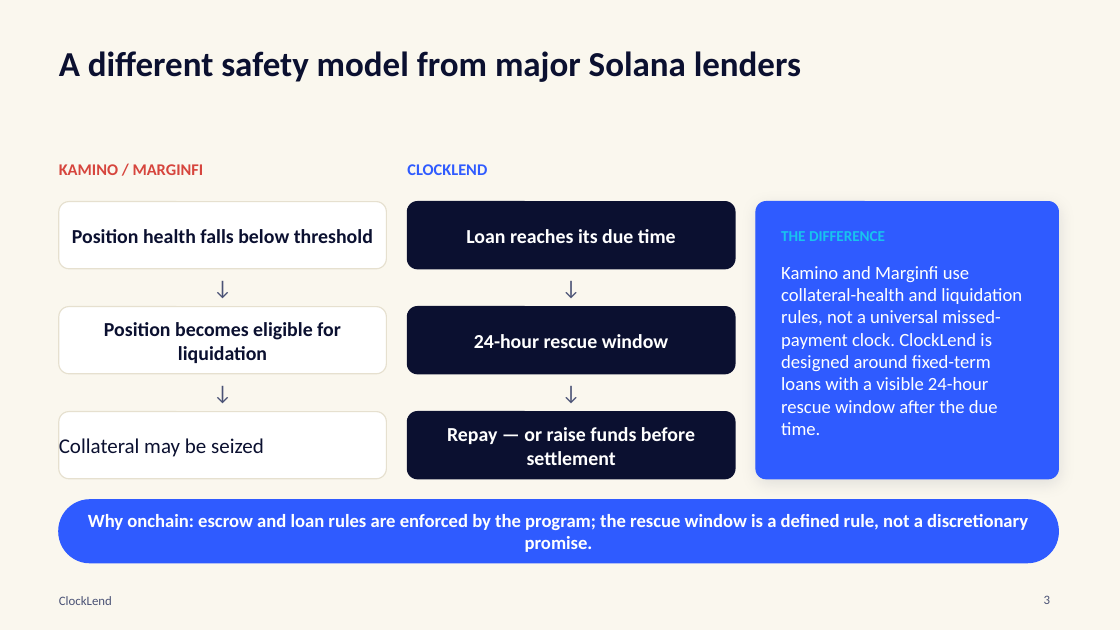
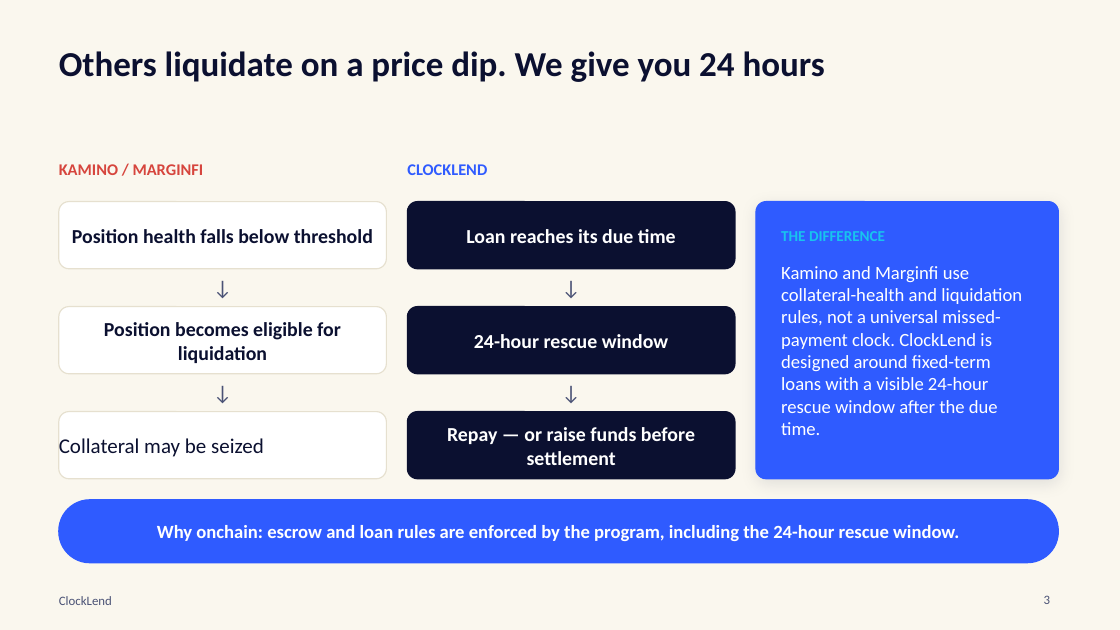
Before and after one commit to luckysitara/ClockLend, a slide deck: slide 3 of docs/ClockLend_Pitch_Deck_CLOCKIN.pptx. Drawn at 1120x630 pixels with LibreOffice and Linux fonts; fonts in the diff are those of the drawing. Boxes give left, top, right and bottom in pixels: in the first picture for what was removed or moved away, otherwise in the second. Text is boxed around its words. In the diff, an @@ line names an element or a change of style, - is before the commit and + after.

```diff
--- a/docs/ClockLend_Pitch_Deck_CLOCKIN.pptx
+++ b/docs/ClockLend_Pitch_Deck_CLOCKIN.pptx
@@ text at bbox=[59, 51, 825, 82]: text changed @@
-A different safety model from major Solana lenders
+Others liquidate on a price dip. We give you 24 hours
@@ text at bbox=[157, 525, 959, 541]: text changed @@
-Why onchain: escrow and loan rules are enforced by the program; the rescue window is a defined rule, not a discretionary promise.
+Why onchain: escrow and loan rules are enforced by the program, including the 24-hour rescue window.
```
Also in this commit, not shown: 7 other slides changed, 3 slides added, 4 slides removed, 2 other files.
